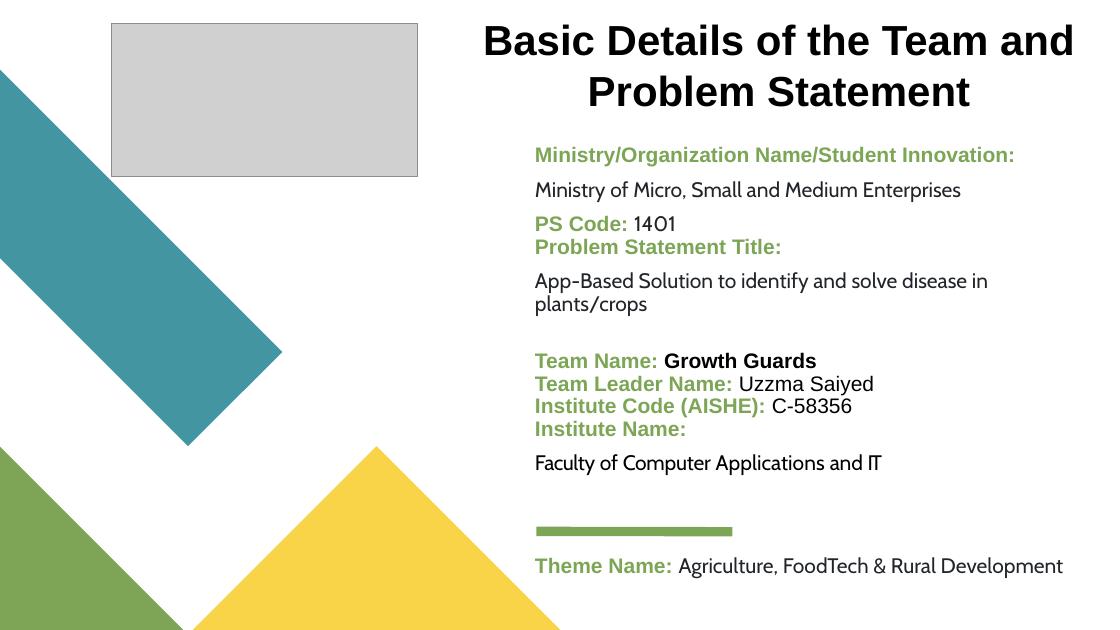
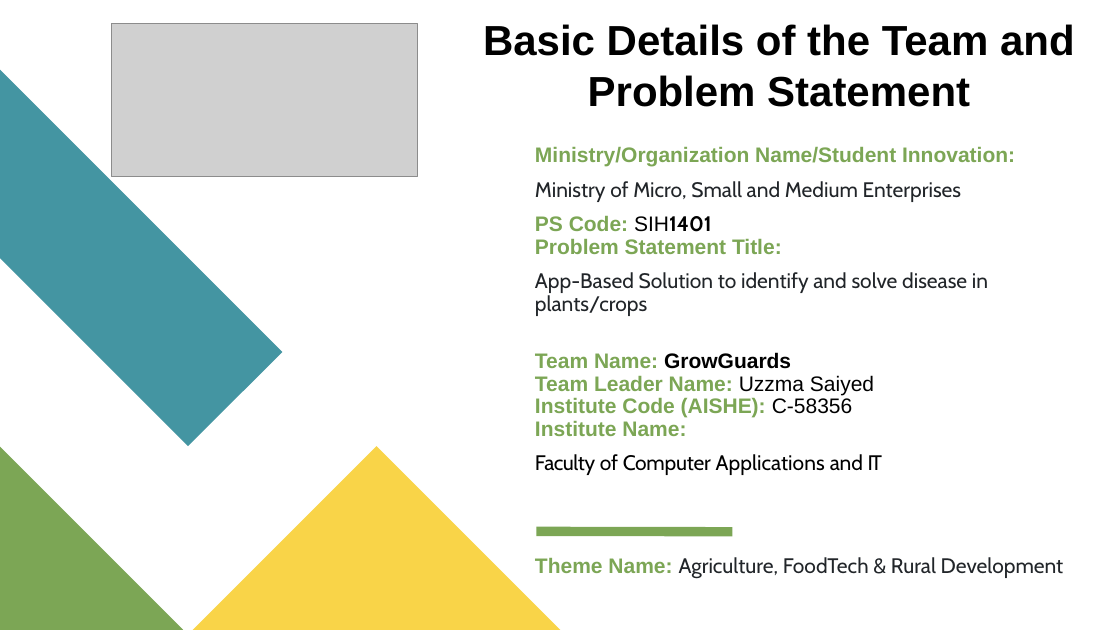
Before and after one commit to smit-joshi814/Hackathon, a slide deck: slide 1 of PPTs/SIH1401 Desise Identification.pptx. Drawn at 1120x630 pixels with LibreOffice and Linux fonts; fonts in the diff are those of the drawing; grey boxes stand for pictures. Boxes give left, top, right and bottom in pixels: in the first picture for what was removed or moved away, otherwise in the second. Text is boxed around its words. In the diff, an @@ line names an element or a change of style, - is before the commit and + after.

```diff
--- a/PPTs/SIH1401 Desise Identification.pptx
+++ b/PPTs/SIH1401 Desise Identification.pptx
@@ text at <box>535,216,782,254</box>: text changed @@
-PS Code: 1401
-Problem Statement Title:
+PS Code: SIH1401
+Problem Statement Title:
@@ text at <box>535,352,874,436</box>: text changed @@
-Team Name: Growth Guards
-Team Leader Name: Uzzma Saiyed
-Institute Code (AISHE): C-58356
-Institute Name:
+Team Name: GrowGuards
+Team Leader Name: Uzzma Saiyed
+Institute Code (AISHE): C-58356
+Institute Name:
```
Also in this commit, not shown: 1 other slide changed, 27 other files.
